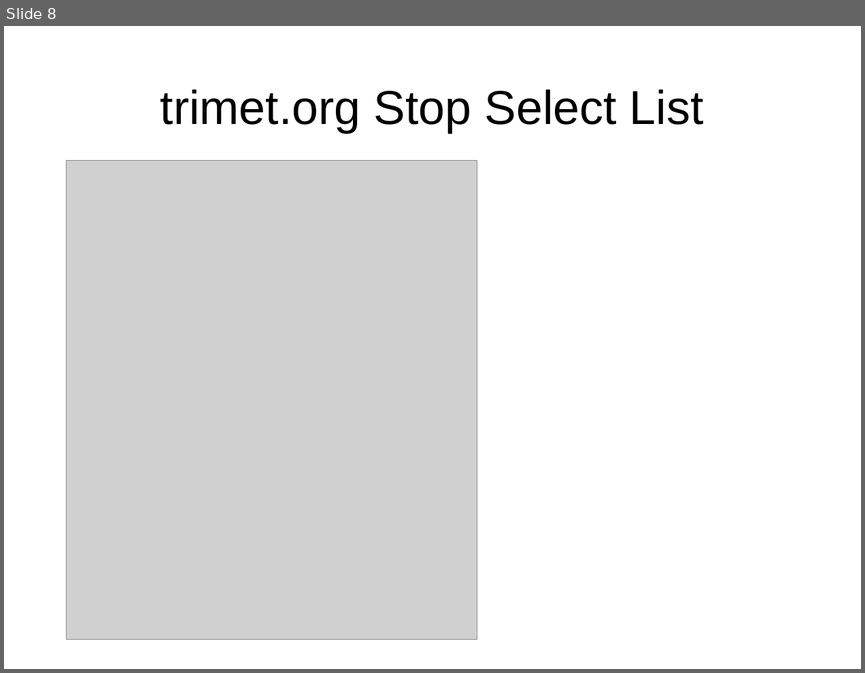
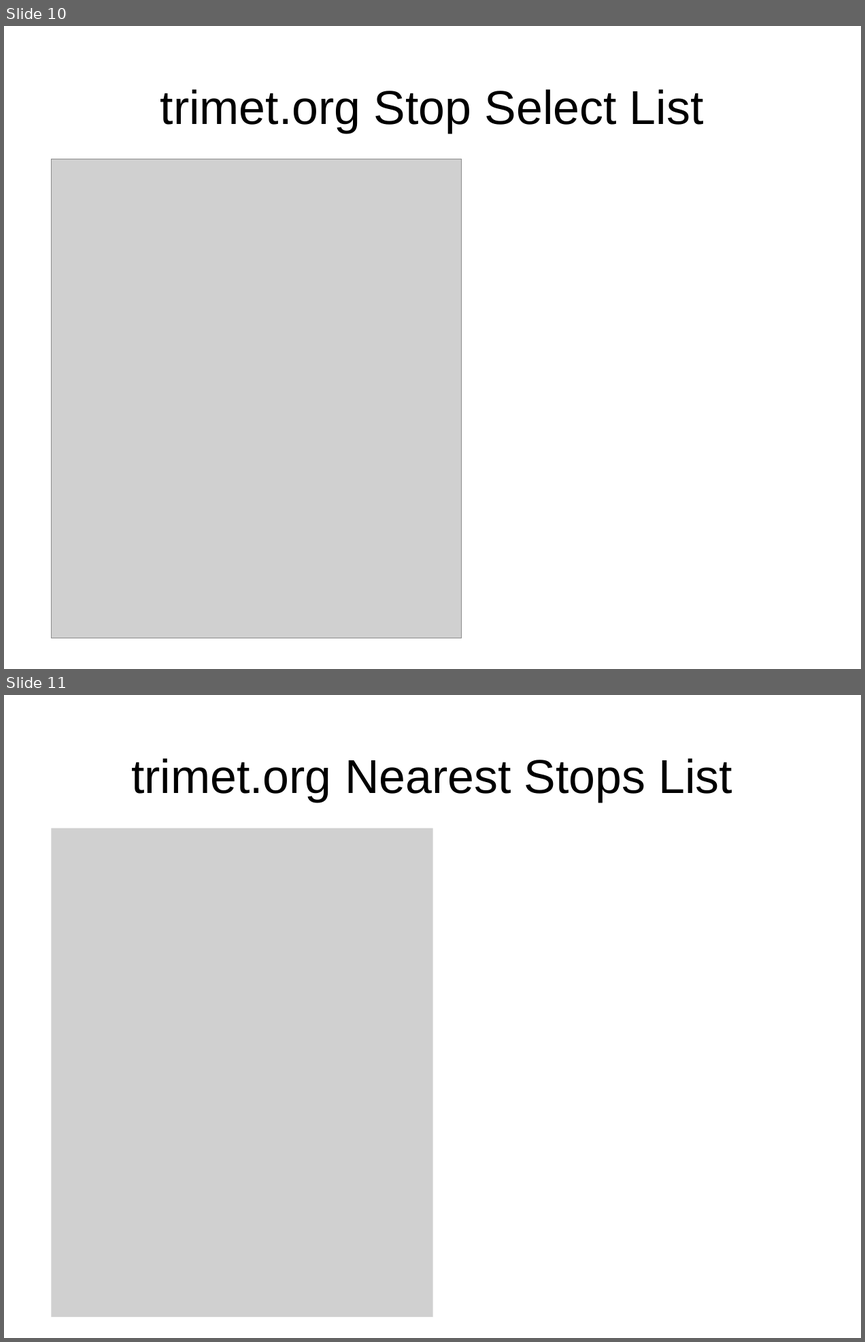
Before and after one commit to OpenTransitTools/loader, a slide deck: docs/trimet/Architecture - Trip Assets.odp. Shown one above the other, each under a label of ours: slide 8 before the commit, slides 10 and 11 after it. The pictures are 865x673 and 865x1342 pixels, drawn with LibreOffice and Linux fonts; fonts in the diff are those of the drawing; grey boxes stand for pictures. Boxes give left, top, right and bottom in pixels: in the first picture for what was removed or moved away, otherwise in the second. Text is boxed around its words. In the diff, an @@ line names an element or a change of style, - is before the commit and + after.

Commit message:
arch drawing update 1/N ... finish text image imports

```diff
--- a/docs/trimet/Architecture - Trip Assets.odp
+++ b/docs/trimet/Architecture - Trip Assets.odp
@@ slide 11 added at <box>4,695,861,1338</box>, background #FFFFFF @@
@@ title added at <box>131,758,733,802</box>, 44 pt, text #000000 @@
+trimet.org Nearest Stops List
@@ picture added at <box>52,828,433,1317</box> @@
@@ what was slide 8 is now slide 10 @@
@@ slide 10 changed as well @@
@@ picture: place and size @@
-picture at <box>66,160,477,639</box>
+picture at <box>52,159,462,638</box>
```
Also in this commit, not shown: 8 other slides changed, 4 other slides added.
